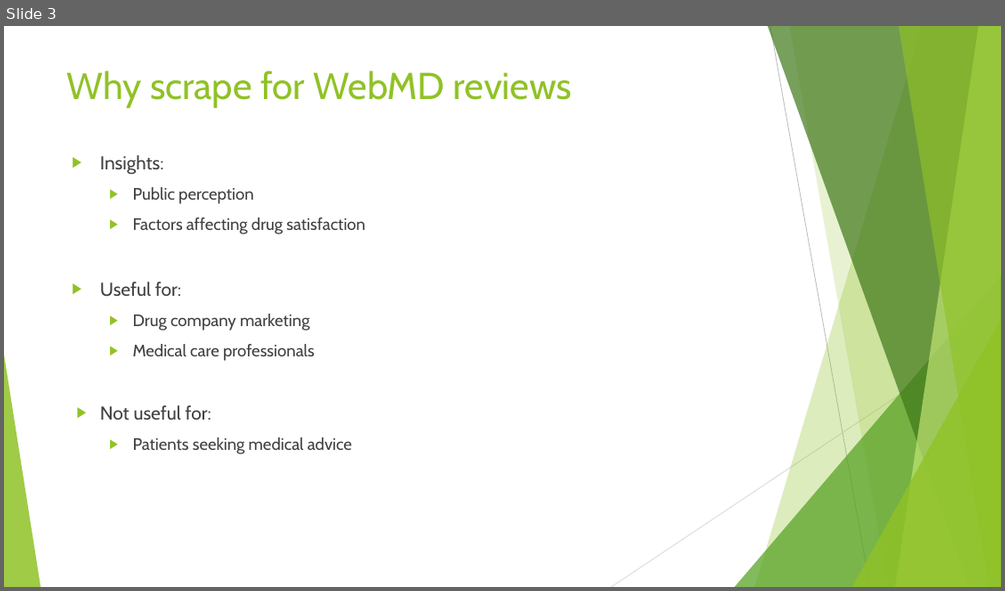
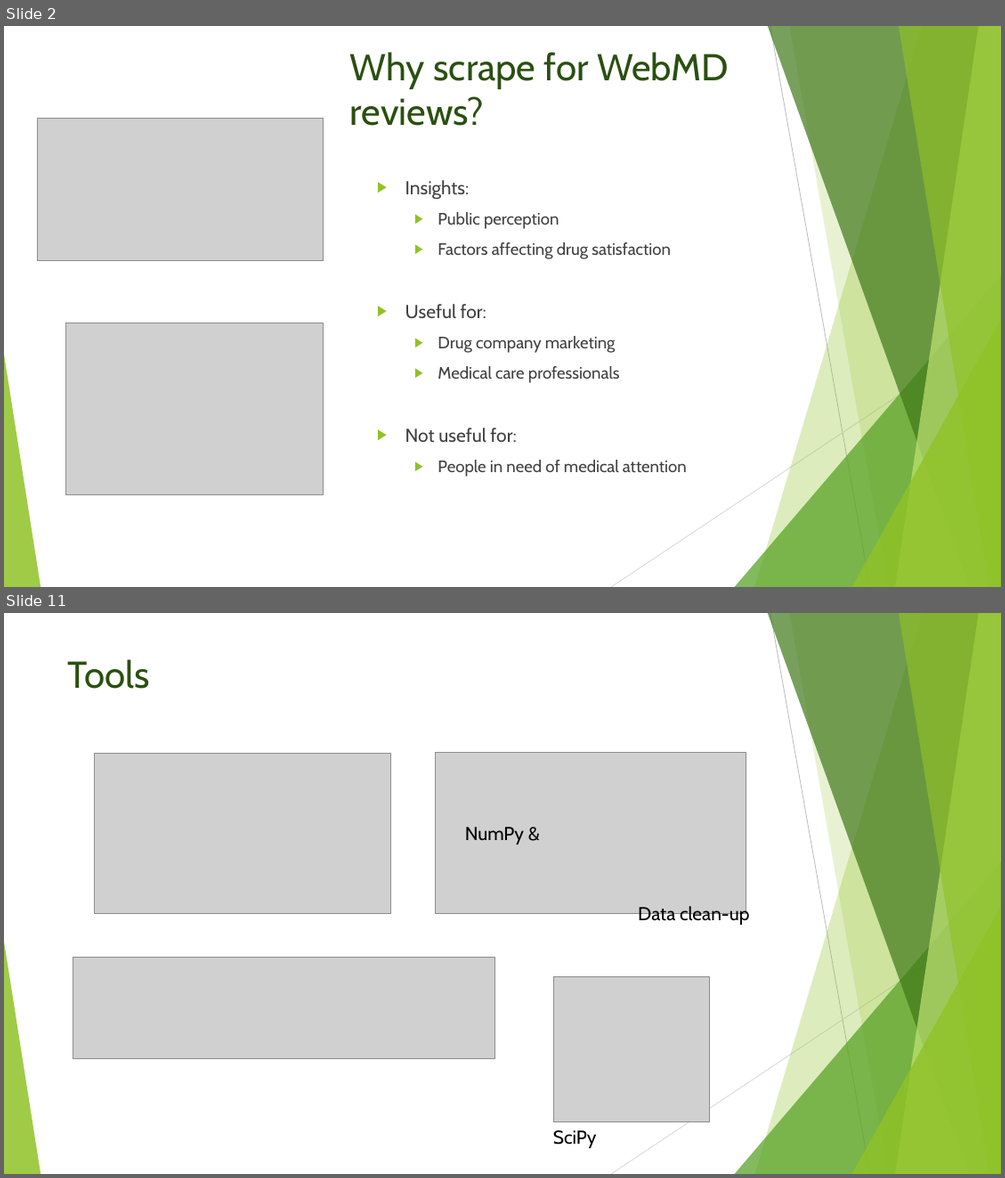
Before and after one commit to chinm0818/WebMDScrape, a slide deck: pres.pptx. Shown one above the other, each under a label of ours: slide 3 before the commit, slides 2 and 11 after it; the slides between them are not shown. The pictures are 1005x591 and 1005x1178 pixels, drawn with LibreOffice and Linux fonts; fonts in the diff are those of the drawing; grey boxes stand for pictures. Boxes give left, top, right and bottom in pixels: in the first picture for what was removed or moved away, otherwise in the second. Text is boxed around its words. In the diff, an @@ line names an element or a change of style, - is before the commit and + after.

```diff
--- a/pres.pptx
+++ b/pres.pptx
@@ slide 11 added at (4,613,1001,1174), background #FFFFFF; not listed: 10 template elements that a slide beside it also shows @@
@@ title added at (67,659,150,689), 36 pt, text #2A5010 @@
+Tools
@@ picture added at (95,754,391,914) @@
@@ picture added at (436,752,746,914) @@
@@ text added at (465,827,524,844), 18 pt, text #000000 @@
+NumPy &
@@ text added at (638,904,750,925), 18 pt, text #000000 @@
+Data clean-up
@@ picture added at (73,957,495,1059) @@
@@ picture added at (554,976,709,1122) @@
@@ text added at (553,1130,597,1148), 18 pt, text #000000 @@
+SciPy
@@ what was slide 3 is now slide 2 @@
@@ slide 2 changed as well @@
@@ title at (350,52,728,126): text changed; text colour #90C226 to #2A5010 @@
-Why scrape for WebMD reviews
+Why scrape for WebMD reviews?
@@ picture added at (38,118,324,261) @@
@@ text "Insights:": place and size @@
-text "Insights:" at (100,155,365,454)
+text "Insights:" at (405,180,687,476)
@@ picture added at (65,323,324,495) @@
@@ text at (405,427,516,442): indent changed @@
@@ text at (437,459,687,476): text changed @@
-  ▶ Patients seeking medical advice
+  ▶ People in need of medical attention
```
Also in this commit, not shown: 5 other slides changed, 8 other slides added, 1 slide removed, 22 other files.
